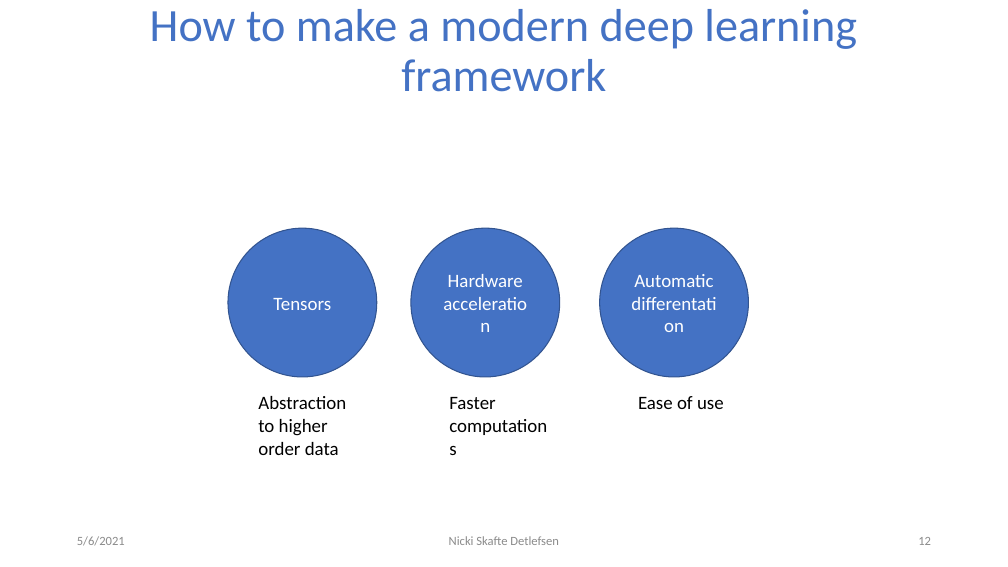
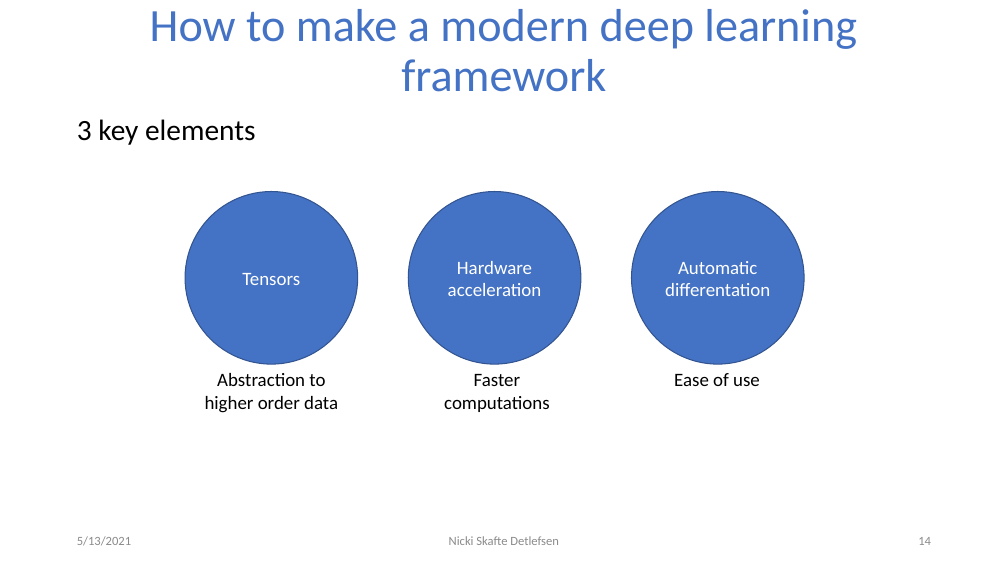
Before and after one commit to DeepEasterbunny/dtu_mlops, a slide deck: slide 14 of 01_introduction/How_autodiff_changed_the_world.pptx (slide 12 before the commit). Drawn at 1008x567 pixels with LibreOffice and Linux fonts; fonts in the diff are those of the drawing; background and template pictures are left out. Boxes give left, top, right and bottom in pixels: in the first picture for what was removed or moved away, otherwise in the second. Text is boxed around its words. In the diff, an @@ line names an element or a change of style, - is before the commit and + after.

```diff
--- a/01_introduction/How_autodiff_changed_the_world.pptx
+++ b/01_introduction/How_autodiff_changed_the_world.pptx
@@ text added at bbox=[77, 119, 256, 145], 28 pt, text #000000 @@
+3 key elements
@@ ellipse "Tensors": place and size @@
-ellipse "Tensors" at bbox=[228, 228, 377, 377]
+ellipse "Tensors" at bbox=[185, 191, 358, 364]
@@ ellipse "Hardware acceleration": place and size @@
-ellipse "Hardware acceleration" at bbox=[411, 228, 560, 377]
+ellipse "Hardware acceleration" at bbox=[408, 191, 581, 364]
@@ ellipse "Automatic differentation": place and size @@
-ellipse "Automatic differentation" at bbox=[600, 228, 749, 377]
+ellipse "Automatic differentation" at bbox=[631, 191, 804, 364]
@@ text "Abstraction to higher order data" at bbox=[205, 373, 338, 413]: alignment left to centre @@
@@ text "Abstraction to higher order data": place and size @@
-text "Abstraction to higher order data" at bbox=[258, 396, 346, 455]
+text "Abstraction to higher order data" at bbox=[205, 373, 338, 413]
@@ text "Faster computations": place and size @@
-text "Faster computations" at bbox=[449, 397, 495, 409]
+text "Faster computations" at bbox=[444, 374, 549, 412]
@@ text "Faster computations" at bbox=[444, 374, 549, 412]: alignment left to centre @@
@@ text "Ease of use": place and size @@
-text "Ease of use" at bbox=[638, 396, 724, 409]
+text "Ease of use" at bbox=[674, 373, 760, 386]
@@ text at bbox=[77, 536, 131, 546]: text changed @@
-5/6/2021
+5/13/2021
@@ page number at bbox=[918, 537, 931, 545]: text changed @@
-12
+14
```
Also in this commit, not shown: 11 other slides changed, 2 slides added, 3 other files.
